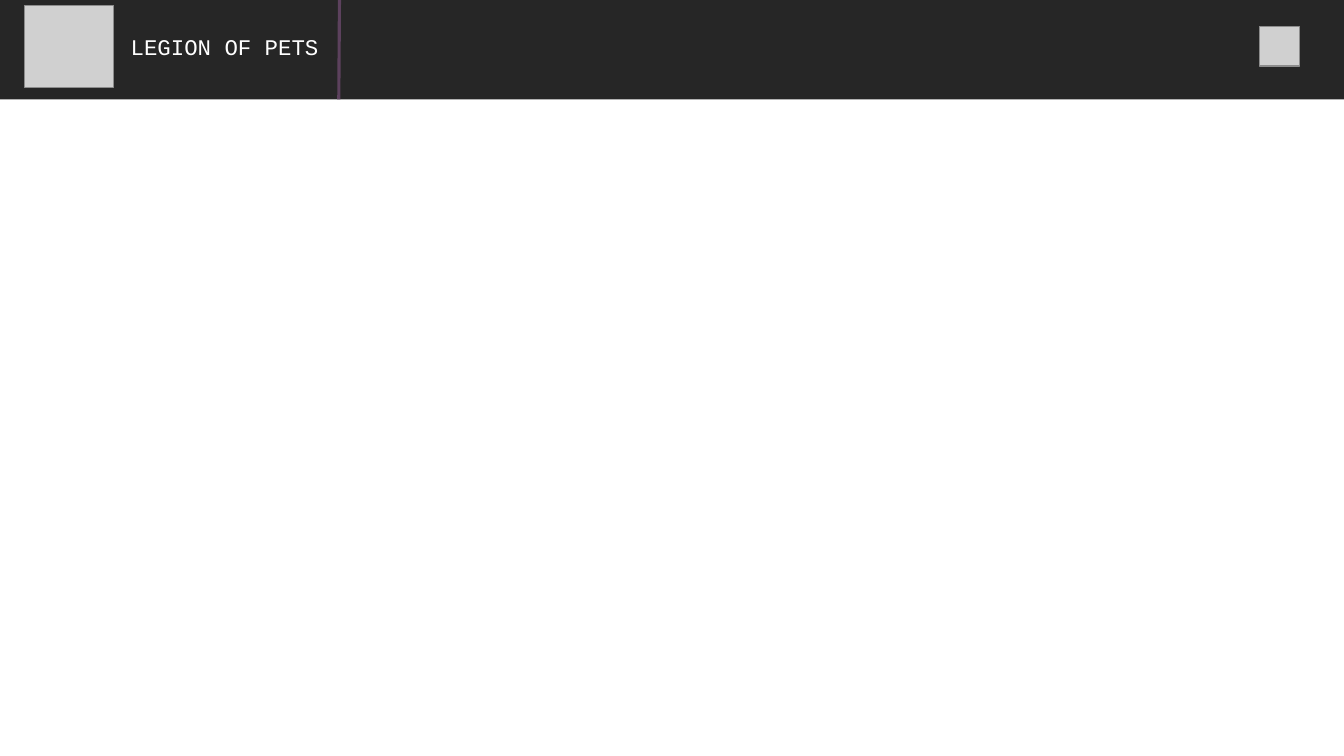
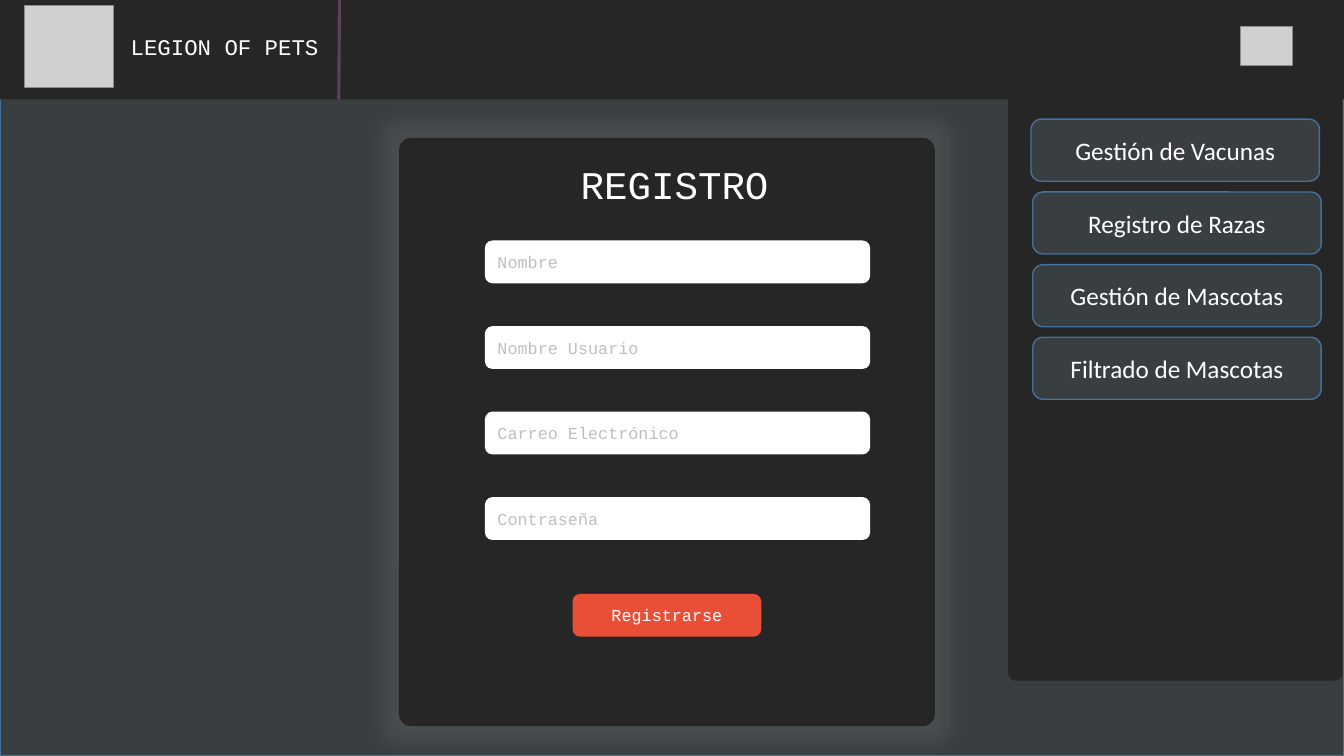
Before and after one commit to fafi-svg/App_web_vacunas, a slide deck: slide 10 of Documents_Desing/Diseños_veterinaria_vacunas.pptx. Drawn at 1344x756 pixels with LibreOffice and Linux fonts; fonts in the diff are those of the drawing; grey boxes stand for pictures. Boxes give left, top, right and bottom in pixels: in the first picture for what was removed or moved away, otherwise in the second. Text is boxed around its words. In the diff, an @@ line names an element or a change of style, - is before the commit and + after.

```diff
--- a/Documents_Desing/Diseños_veterinaria_vacunas.pptx
+++ b/Documents_Desing/Diseños_veterinaria_vacunas.pptx
@@ picture: place and size @@
-picture at bbox=[1260, 26, 1300, 66]
+picture at bbox=[1241, 26, 1293, 66]
@@ rectangle added at bbox=[0, 96, 1344, 756], fill #393E41, outline #43739E 1 pt @@
@@ rounded rectangle added at bbox=[1008, 93, 1343, 682], fill #262626 @@
@@ rounded rectangle added at bbox=[1031, 119, 1320, 181], fill #393E41, outline #43739E 1 pt, 18 pt, text #FFFFFF @@
+Gestión de Vacunas
@@ rounded rectangle added at bbox=[399, 138, 936, 727], fill #262626 @@
@@ text added at bbox=[581, 172, 769, 200], 28 pt, text #FFFFFF @@
+REGISTRO
@@ rounded rectangle added at bbox=[1033, 192, 1322, 254], fill #393E41, outline #43739E 1 pt, 18 pt, text #FFFFFF @@
+Registro de Razas
@@ rounded rectangle added at bbox=[486, 241, 870, 282], fill #FFFFFF, outline #FFFFFF 1 pt, 12 pt, text #BFBFBF @@
+Nombre
@@ rounded rectangle added at bbox=[1033, 265, 1322, 328], fill #393E41, outline #43739E 1 pt, 18 pt, text #FFFFFF @@
+Gestión de Mascotas
@@ rounded rectangle added at bbox=[486, 327, 870, 368], fill #FFFFFF, outline #FFFFFF 1 pt, 12 pt, text #BFBFBF @@
+Nombre Usuario
@@ rounded rectangle added at bbox=[1033, 338, 1322, 400], fill #393E41, outline #43739E 1 pt, 18 pt, text #FFFFFF @@
+Filtrado de Mascotas
@@ rounded rectangle added at bbox=[486, 412, 870, 454], fill #FFFFFF, outline #FFFFFF 1 pt, 12 pt, text #BFBFBF @@
+Carreo Electrónico
@@ rounded rectangle added at bbox=[486, 498, 870, 539], fill #FFFFFF, outline #FFFFFF 1 pt, 12 pt, text #BFBFBF @@
+Contraseña
@@ rounded rectangle added at bbox=[574, 595, 761, 636], fill #E94F37, outline #E94F37 1 pt, 12 pt, text #FFFFFF @@
+Registrarse
```
Also in this commit, not shown: 3 other slides changed, 6 slides added, 1 slide removed.
